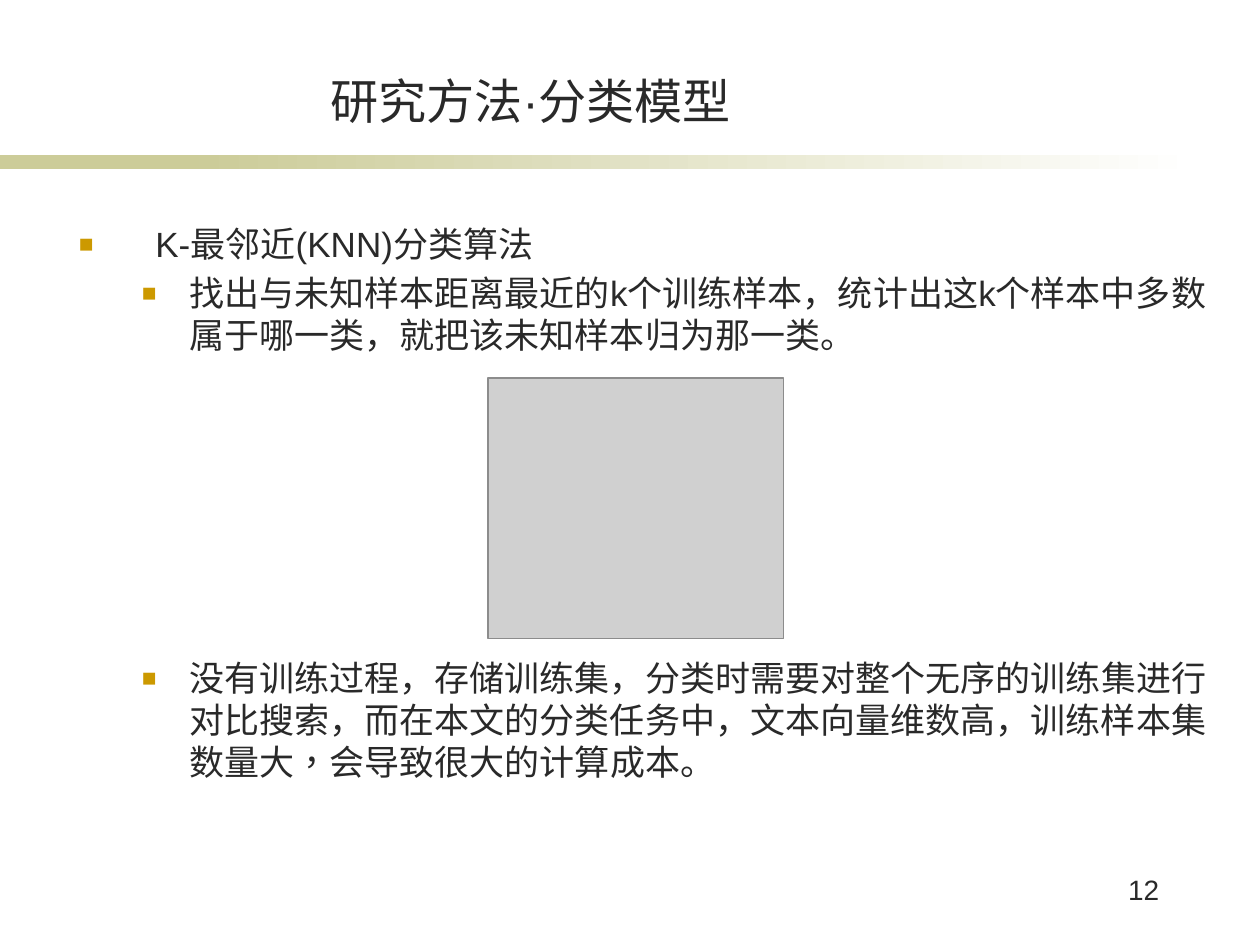
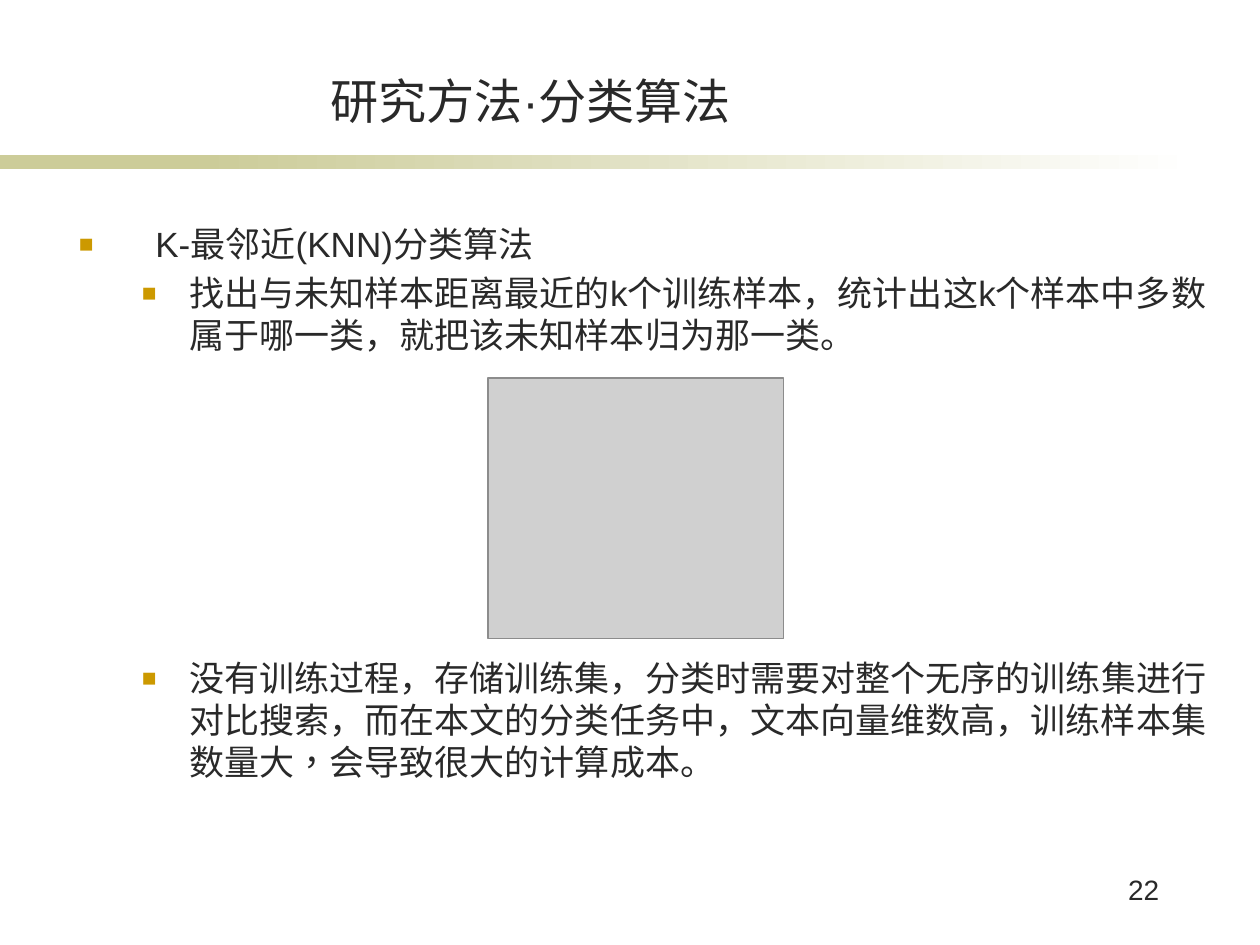
Before and after one commit to XuanBQ/SogouClientsPredict, a slide deck: slide 22 of bq_毕业答辩.pptx (slide 12 before the commit). Drawn at 1260x945 pixels with LibreOffice and Linux fonts; fonts in the diff are those of the drawing; grey boxes stand for pictures; background and template pictures are left out. Boxes give left, top, right and bottom in pixels: in the first picture for what was removed or moved away, otherwise in the second. Text is boxed around its words. In the diff, an @@ line names an element or a change of style, - is before the commit and + after.

```diff
--- a/bq_毕业答辩.pptx
+++ b/bq_毕业答辩.pptx
@@ title at [330,78,731,123]: text changed @@
-研究方法·分类模型
+研究方法·分类算法
@@ page number at [1128,880,1159,900]: text changed @@
-12
+22
```
Also in this commit, not shown: 13 other slides changed, 2 slides added, 1 slide removed, 4 other files.
